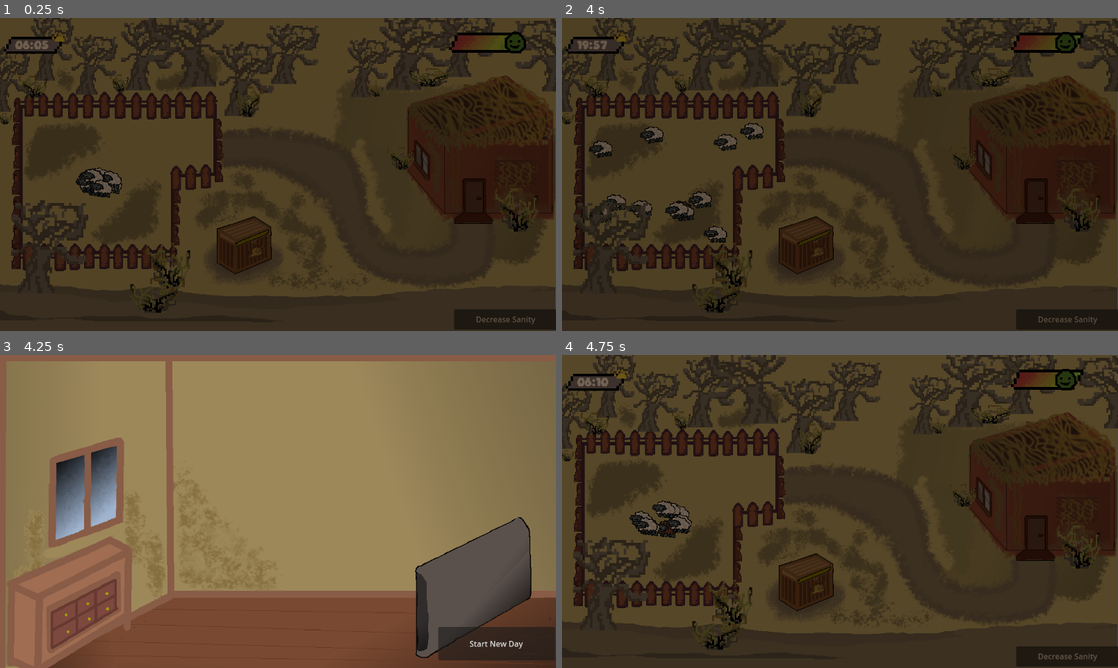
Above: before the commit, frames 1-4 (two rows, left to right).
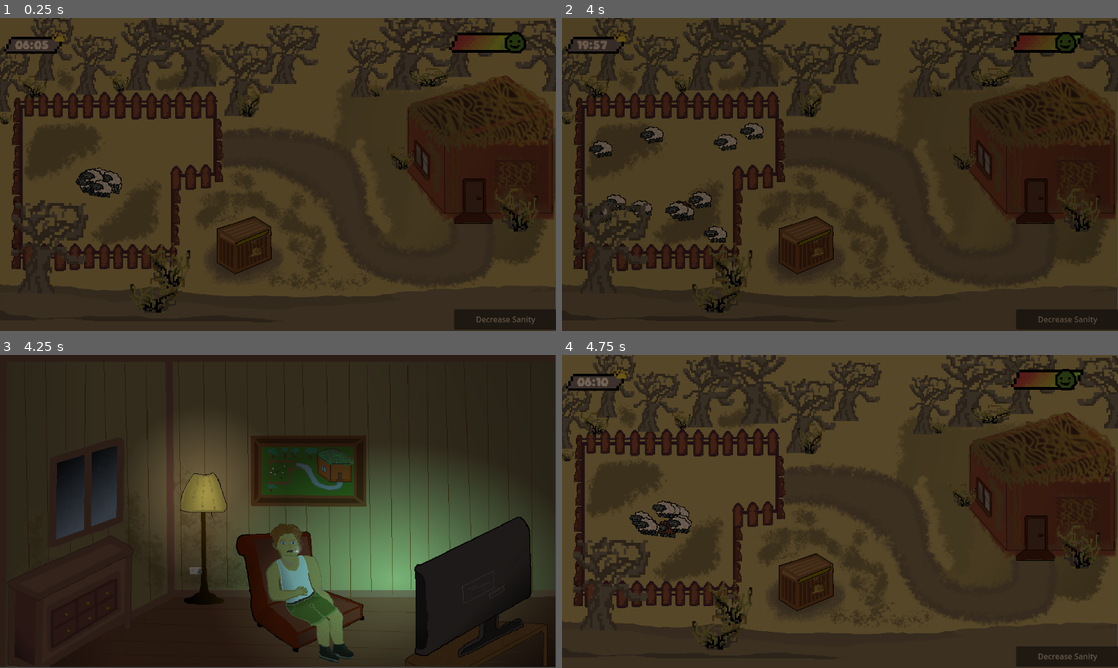
Above: after the commit, the same moments.

Repository: beepboop32/Farm-Jam-2025
Game: Godot game, scene res://Scenes/MainScene.tscn
Two runs of this game, one before a commit and one after it. Both use one fixed random seed, a clock stepped at 60 frames per second and the inputs below.
Inputs (mouse positions are in pixels of both pictures, inside the frame that each line leads up to):
- Up to frame 1 (0.25 s): no input
- Up to frame 2 (4 s): click (595, 43) at 0.5 s; click "Decrease Sanity" at 1.25 s; click (595, 43) at 2 s; click "Decrease Sanity" at 2.75 s; click (595, 43) at 3.5 s
- Up to frame 3 (4.25 s): no input
- Up to frame 4 (4.75 s): click "Start New Day" at 4.25 s

Frames 1-2 are identical in both runs. In frame 3, 98% of the frame differs, in the area x 0-100%, y 0-100%; in frame 4, nothing differs.
Error before the commit: Cannot call method 'get_node' on a null value. (res://Scripts/global.gd:85)

Commit message:
Added shading and etc.

Diff:
--- a/farm-jam/Scenes/HomeScene.tscn
+++ b/farm-jam/Scenes/HomeScene.tscn
@@ -1,16 +1,17 @@
-[gd_scene load_steps=3 format=3 uid="uid://ct054atm8foav"]
+[gd_scene load_steps=6 format=3 uid="uid://ct054atm8foav"]
 
 [ext_resource type="Script" uid="uid://hq7weqvxpk7h" path="res://Scripts/home_scene.gd" id="1_5xu7f"]
-[ext_resource type="Texture2D" uid="uid://bk4po7npjj3ol" path="res://Assets/Sprites/pixelart/houseInterior.png" id="2_5xu7f"]
+[ext_resource type="Texture2D" uid="uid://dhrixjycyu4g" path="res://Assets/Sprites/pixelart/houseInteriorNoTv.png" id="2_5xu7f"]
+[ext_resource type="Texture2D" uid="uid://b5b1remfci1du" path="res://Assets/Sprites/pixelart/tv.png" id="3_mxma7"]
+[ext_resource type="Texture2D" uid="uid://dtuf2phcybq5y" path="res://Assets/2d_lights_and_shadows_neutral_point_light.webp" id="4_63w74"]
+
+[sub_resource type="CanvasTexture" id="CanvasTexture_mxma7"]
 
 [node name="Node2D" type="Node2D"]
 script = ExtResource("1_5xu7f")
 
-[node name="HouseInterior" type="Sprite2D" parent="."]
-position = Vector2(-51, -30)
-scale = Vector2(1.04427, 1.0463)
-texture = ExtResource("2_5xu7f")
-centered = false
+[node name="CanvasModulate" type="CanvasModulate" parent="."]
+color = Color(0.325441, 0.325441, 0.325441, 1)
 
 [node name="Button" type="Button" parent="."]
 offset_left = 908.0
@@ -19,4 +20,51 @@
 offset_bottom = 632.0
 text = "Start New Day"
 
+[node name="HouseInteriorNoTv" type="Sprite2D" parent="."]
+position = Vector2(550.5, 308.5)
+scale = Vector2(1.04253, 1.04167)
+texture = ExtResource("2_5xu7f")
+
+[node name="TV Light" type="PointLight2D" parent="."]
+z_index = 1
+position = Vector2(819, 464)
+scale = Vector2(3.16016, 2.22656)
+color = Color(0.435294, 1, 1, 1)
+shadow_filter = 1
+texture = ExtResource("4_63w74")
+
+[node name="Lamp Light" type="PointLight2D" parent="."]
+position = Vector2(420, 286)
+scale = Vector2(1.35938, 1.42969)
+energy = 0.45
+texture = ExtResource("4_63w74")
+
+[node name="Tv" type="Sprite2D" parent="."]
+light_mask = 2
+position = Vector2(989, 477)
+scale = Vector2(1.05082, 1.03727)
+texture = ExtResource("3_mxma7")
+
+[node name="CPUParticles2D" type="CPUParticles2D" parent="."]
+position = Vector2(617, 407)
+amount = 100
+texture = SubResource("CanvasTexture_mxma7")
+preprocess = 10.0
+speed_scale = 0.1
+spread = 180.0
+gravity = Vector2(0, -100)
+initial_velocity_max = 25.0
+angular_velocity_min = -720.0
+angular_velocity_max = 720.0
+scale_amount_min = 5.0
+scale_amount_max = 5.0
+color = Color(1, 0.78594, 0.739542, 0.0823529)
+
+[node name="PointLight2D" type="PointLight2D" parent="."]
+position = Vector2(615.375, 406.329)
+scale = Vector2(0.0107424, 0.0130539)
+color = Color(1, 0.129412, 0, 1)
+energy = 5.0
+texture = ExtResource("4_63w74")
+
 [connection signal="pressed" from="Button" to="." method="_on_button_pressed"]
--- a/farm-jam/Scripts/global.gd
+++ b/farm-jam/Scripts/global.gd
@@ -82,7 +82,8 @@
 	else:
 		brightness = dayBrightness
 		color = Color(1, 1, 1, 1)
-	modulator = get_tree().current_scene.get_node("Modulator")
+	if get_tree().get_current_scene():
+		modulator = get_tree().current_scene.get_node("Modulator")
 	if modulator:
 		modulator.color = Color(color.r * brightness, color.g * brightness, color.b * brightness, 1.0)
 
--- a/farm-jam/project.godot
+++ b/farm-jam/project.godot
@@ -22,7 +22,6 @@
 [display]
 
 window/stretch/mode="viewport"
-window/stretch/aspect="expand"
 
 [rendering]
 
Binary file added: farm-jam/Assets/2d_lights_and_shadows_neutral_point_light.webp
Not shown, added: farm-jam/Assets/2d_lights_and_shadows_neutral_point_light.webp.import
Not shown, added: farm-jam/Assets/Sprites/pixelart/houseInteriorNoTv.png.import
Not shown, added: farm-jam/Assets/Sprites/pixelart/houseInteriorTv.png.import
Not shown, added: farm-jam/Assets/Sprites/pixelart/tv.png.import
